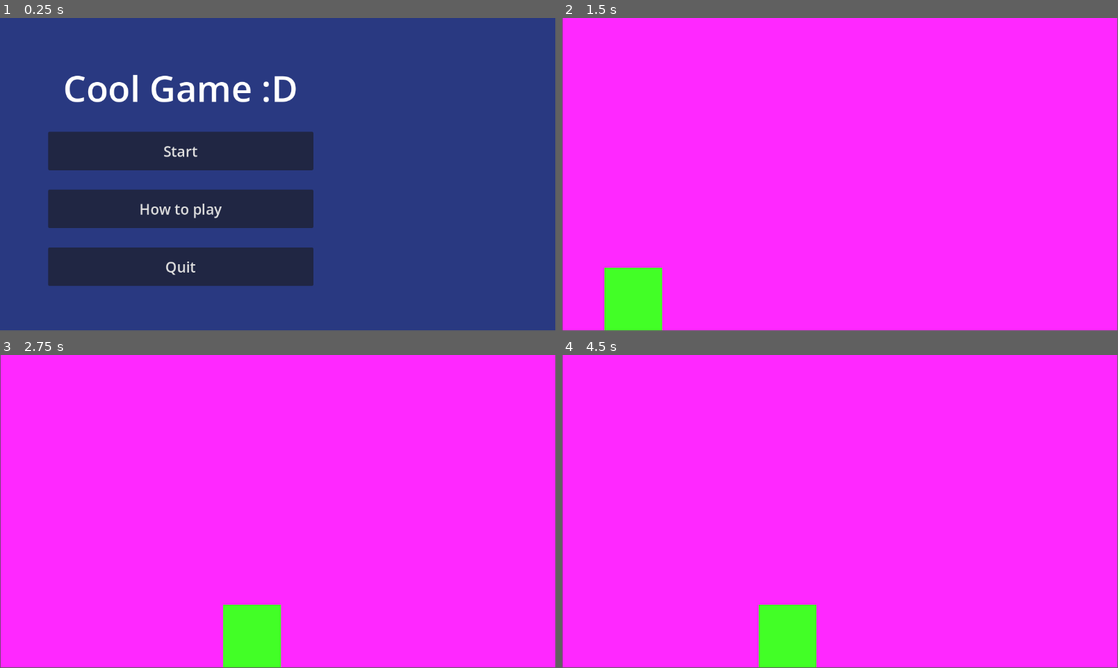
Above: before the commit, frames 1-4 (two rows, left to right).
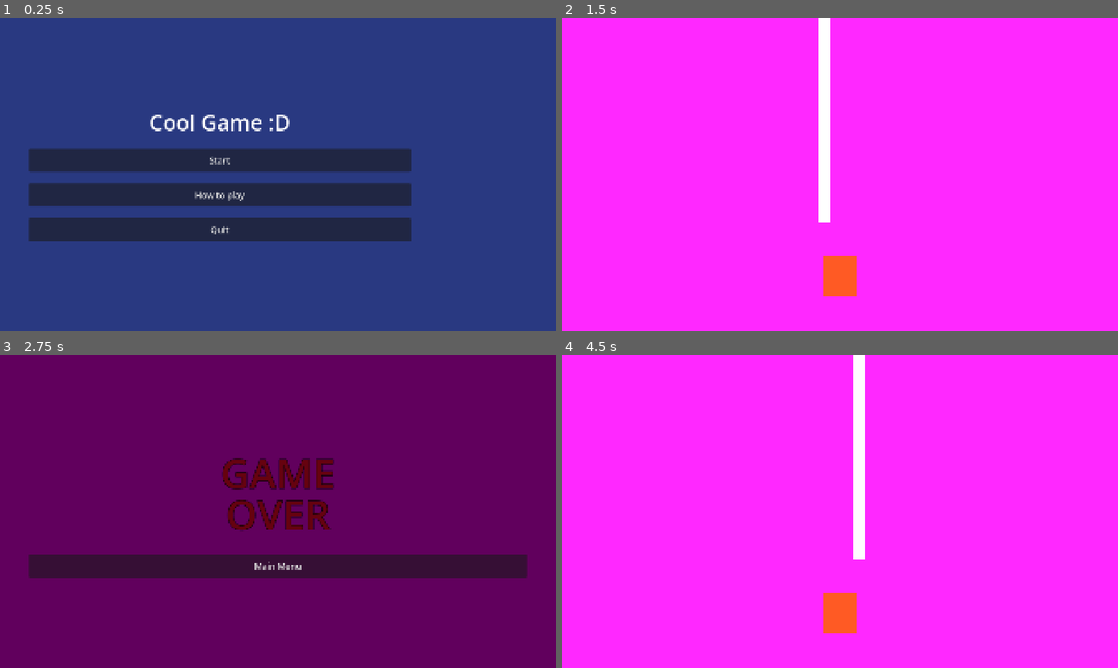
Above: after the commit, the same moments.

Repository: myryk31415/bimm-game-jam
Game: Godot game, scene res://scenes/main_menu.tscn
The game is run twice, just before and just after one commit, with the same random seed, the same clock (stepped at 60 frames per second) and the same inputs.
Inputs (mouse positions are in pixels of both pictures, inside the frame that each line leads up to):
- Up to frame 1 (0.25 s): no input
- Up to frame 2 (1.5 s): click "Start" at 0.5 s; tap Enter (ui_accept) at 1.25, 1.35 s; hold Right (right) from 1.28 s (still down)
- Up to frame 3 (2.75 s): keep holding Right (right); tap Space (jump) at 1.52, 1.55, 1.82, 2.1, 2.27, 2.57 s; tap Enter (ui_accept) at 2.3 s
- Up to frame 4 (4.5 s): release Right (right) at 2.75 s; click (840, 564) at 2.75 s, where only the run after the commit has a clickable "Main Menu"; click (778, 495) at 3.5 s, where only the run after the commit has a clickable "Start"; tap Enter (ui_accept) at 4.25, 4.35 s; hold Left (left) from 4.28 s (still down)
The window is 799x449 before the commit and 800x450 after it. Grey fills any space a smaller window leaves; there, only what the larger window draws over its background counts as a difference.

The runs differ from the first frame. In frame 1, 20% of the frame differs, in the area x 5-74%, y 18-86%; in frame 2, 4.4%; in frame 3, 100%, in the area x 0-100%, y 0-100%; in frame 4, 4.4%.
Error after the commit: Cannot call method 'change_scene_to_file' on a null value. (res://scenes/level_1.gd:15)

Commit message:
Add basic level structure
Signed-off-by: Paul Adam <adamp@posteo.de>

Diff:
--- a/project.godot
+++ b/project.godot
@@ -14,6 +14,16 @@
 run/main_scene="uid://bg5tsici80b54"
 config/features=PackedStringArray("4.6", "Forward Plus")
 config/icon="res://icon.svg"
+
+[display]
+
+window/size/viewport_width=1920
+window/size/viewport_height=1080
+window/stretch/mode="canvas_items"
+
+[global_group]
+
+EndLevel=""
 
 [input]
 
--- /dev/null
+++ b/scenes/character_body_2d.gd
@@ -0,0 +1,25 @@
+extends CharacterBody2D
+
+
+const SPEED = 300.0
+const JUMP_VELOCITY = -400.0
+
+
+func _physics_process(delta: float) -> void:
+	# Add the gravity.
+	if not is_on_floor():
+		velocity += get_gravity() * delta
+
+	# Handle jump.
+	if Input.is_action_just_pressed("ui_accept") and is_on_floor():
+		velocity.y = JUMP_VELOCITY
+
+	# Get the input direction and handle the movement/deceleration.
+	# As good practice, you should replace UI actions with custom gameplay actions.
+	var direction := Input.get_axis("ui_left", "ui_right")
+	if direction:
+		velocity.x = direction * SPEED
+	else:
+		velocity.x = move_toward(velocity.x, 0, SPEED)
+
+	move_and_slide()
--- a/scenes/game.tscn
+++ b/scenes/game.tscn
@@ -1,14 +1,28 @@
 [gd_scene format=3 uid="uid://cbky1x125obya"]
 
 [ext_resource type="PackedScene" uid="uid://r0caupxdyhlg" path="res://scenes/player.tscn" id="1_uwrxv"]
+[ext_resource type="PackedScene" uid="uid://c4iuum3gtam3x" path="res://scenes/floor.tscn" id="1_yqjtg"]
 
 [node name="Game" type="Node2D" unique_id=444509381]
 
-[node name="Background" type="ColorRect" parent="." unique_id=164672432]
-offset_left = 1.0
-offset_right = 1164.0
-offset_bottom = 660.0
+[node name="Background" type="CanvasLayer" parent="." unique_id=1147377621]
+layer = -1
+
+[node name="ColorRect" type="ColorRect" parent="Background" unique_id=164672432]
+anchors_preset = 15
+anchor_right = 1.0
+anchor_bottom = 1.0
+grow_horizontal = 2
+grow_vertical = 2
 color = Color(1, 0.15686275, 1, 1)
 
+[node name="Floor" parent="." unique_id=1215968374 instance=ExtResource("1_yqjtg")]
+
 [node name="Player" parent="." unique_id=1278691344 instance=ExtResource("1_uwrxv")]
-position = Vector2(88, 585)
+position = Vector2(139, 1012)
+
+[node name="ColorRect" type="ColorRect" parent="." unique_id=662733887]
+offset_left = 124.0
+offset_top = 109.0
+offset_right = 164.0
+offset_bottom = 830.0
--- /dev/null
+++ b/scenes/level_1.gd
@@ -0,0 +1,15 @@
+extends Node2D
+
+
+# Called when the node enters the scene tree for the first time.
+func _ready() -> void:
+	pass # Replace with function body.
+
+
+# Called every frame. 'delta' is the elapsed time since the previous frame.
+func _process(delta: float) -> void:
+	pass
+
+
+func _on_player_end_level() -> void:
+	get_tree().change_scene_to_file("res://scenes/game_over.tscn")
--- /dev/null
+++ b/scenes/level_1.tscn
@@ -0,0 +1,34 @@
+[gd_scene format=3 uid="uid://bs32afr8p37sn"]
+
+[ext_resource type="Script" uid="uid://buqjxyql2q01y" path="res://scenes/level_1.gd" id="1_rus8k"]
+[ext_resource type="PackedScene" uid="uid://bkips5lvc732j" path="res://scenes/level_boundaries.tscn" id="2_bswci"]
+[ext_resource type="PackedScene" uid="uid://r0caupxdyhlg" path="res://scenes/player.tscn" id="2_rus8k"]
+
+[node name="Level1" type="Node2D" unique_id=444509381]
+script = ExtResource("1_rus8k")
+
+[node name="Background" type="CanvasLayer" parent="." unique_id=1147377621]
+layer = -1
+
+[node name="ColorRect" type="ColorRect" parent="Background" unique_id=164672432]
+anchors_preset = 15
+anchor_right = 1.0
+anchor_bottom = 1.0
+grow_horizontal = 2
+grow_vertical = 2
+color = Color(1, 0.15686275, 1, 1)
+
+[node name="Player" parent="." unique_id=1278691344 instance=ExtResource("2_rus8k")]
+position = Vector2(139, 1012)
+
+[node name="ColorRect" type="ColorRect" parent="." unique_id=662733887]
+offset_left = 124.0
+offset_top = 109.0
+offset_right = 164.0
+offset_bottom = 830.0
+
+[node name="Level Boundaries" parent="." unique_id=1215968374 instance=ExtResource("2_bswci")]
+start = -50
+end = 500
+
+[connection signal="end_level" from="Player" to="." method="_on_player_end_level"]
--- /dev/null
+++ b/scenes/level_boundaries.gd
@@ -0,0 +1,18 @@
+extends StaticBody2D
+
+@export var start: int:
+	set(value):
+		%Start.position.x = value
+
+@export var end: int:
+	set(value):
+		%End.position.x = value
+
+# Called when the node enters the scene tree for the first time.
+func _ready() -> void:
+	pass # Replace with function body.
+
+
+# Called every frame. 'delta' is the elapsed time since the previous frame.
+func _process(delta: float) -> void:
+	pass
--- /dev/null
+++ b/scenes/level_boundaries.tscn
@@ -0,0 +1,26 @@
+[gd_scene format=3 uid="uid://bkips5lvc732j"]
+
+[ext_resource type="Script" uid="uid://chranxfq44cx" path="res://scenes/level_boundaries.gd" id="1_u3vv1"]
+
+[sub_resource type="WorldBoundaryShape2D" id="WorldBoundaryShape2D_siidf"]
+normal = Vector2(-1, 0)
+
+[sub_resource type="WorldBoundaryShape2D" id="WorldBoundaryShape2D_u3vv1"]
+normal = Vector2(1, 0)
+
+[sub_resource type="WorldBoundaryShape2D" id="WorldBoundaryShape2D_c41w6"]
+
+[node name="Level Boundaries" type="StaticBody2D" unique_id=1215968374]
+script = ExtResource("1_u3vv1")
+
+[node name="End" type="CollisionShape2D" parent="." unique_id=1618286374 groups=["EndLevel"]]
+unique_name_in_owner = true
+shape = SubResource("WorldBoundaryShape2D_siidf")
+
+[node name="Start" type="CollisionShape2D" parent="." unique_id=813395464]
+unique_name_in_owner = true
+shape = SubResource("WorldBoundaryShape2D_u3vv1")
+
+[node name="Floor" type="CollisionShape2D" parent="." unique_id=596808966]
+position = Vector2(0, 1080)
+shape = SubResource("WorldBoundaryShape2D_c41w6")
--- a/scenes/player.gd
+++ b/scenes/player.gd
@@ -1,15 +1,53 @@
 extends CharacterBody2D
 
+signal end_level
 
 const SPEED = 300.0
-#const JUMP_VELOCITY = -400.0
+const JUMP_VELOCITY = -400.0
 
-func _physics_process(delta):
-	var direction = Input.get_vector("left", "right", "up", "down")
-	velocity = direction * SPEED
+
+#func _physics_process(delta: float) -> void:
+	## Add the gravity.
+	#if not is_on_floor():
+		#velocity += get_gravity() * delta
+#
+	## Handle jump.
+	#if Input.is_action_just_pressed("up") and is_on_floor():
+		#velocity.y = JUMP_VELOCITY
+#
+	## Get the input direction and handle the movement/deceleration.
+	## As good practice, you should replace UI actions with custom gameplay actions.
+	#var direction := Input.get_axis("left", "right")
+	#if direction:
+		#velocity.x = direction * SPEED
+	#else:
+		#velocity.x = move_toward(velocity.x, 0, SPEED)
+	#
+	#move_and_slide()
+
+
+func _physics_process(delta: float) -> void:
+	# Add the gravity.
+	if not is_on_floor():
+		velocity += get_gravity() * delta
+
+	# Handle jump.
+	if (Input.is_action_just_pressed("up") or Input.is_action_just_pressed("jump")) and is_on_floor():
+		velocity.y = JUMP_VELOCITY
+
+	# Get the input direction and handle the movement/deceleration.
+	# As good practice, you should replace UI actions with custom gameplay actions.
+	var direction := Input.get_axis("left", "right")
+	if direction:
+		velocity.x = direction * SPEED
+	else:
+		velocity.x = move_toward(velocity.x, 0, SPEED)
+
 	move_and_slide()
+	get_last_slide_collision()
 
-	if velocity.length() > 0.0:
-		%Ampelmann_rot.hide()
-	else:
-		%Ampelmann_rot.show()
+	for i in get_slide_collision_count():
+		var collider_shape = get_slide_collision(i).get_collider_shape()
+		if collider_shape is Node:
+			if collider_shape.is_in_group("EndLevel"):
+				emit_signal("end_level")
--- a/scenes/player.tscn
+++ b/scenes/player.tscn
@@ -28,3 +28,6 @@
 offset_bottom = 394.8939
 scale = Vector2(0.2901099, 0.29010993)
 color = Color(1, 0.3547017, 0.14347064, 1)
+
+[node name="Camera2D" type="Camera2D" parent="." unique_id=1272232748]
+offset = Vector2(0, -350)
--- a/scripts/main_menu.gd
+++ b/scripts/main_menu.gd
@@ -13,7 +13,7 @@
 
 
 func _on_start_pressed() -> void:
-	get_tree().change_scene_to_file("res://scenes/game.tscn")
+	get_tree().change_scene_to_file("res://scenes/level_1.tscn")
 
 func _on_how_to_play_pressed() -> void:
 	get_tree().change_scene_to_file("res://scenes/tutorial.tscn")
Not shown, added: scenes/character_body_2d.gd.uid
Not shown, added: scenes/level_1.gd.uid
Not shown, added: scenes/level_boundaries.gd.uid
